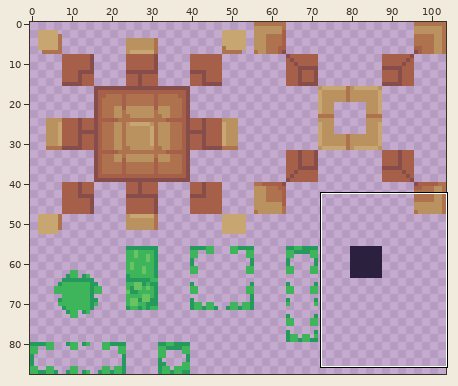
One commit to this sprite sheet: Assets/Art/MVP Art/tileset.png. Above, an overview of the earlier version with the close-up marked.
Close-up. Earlier state:
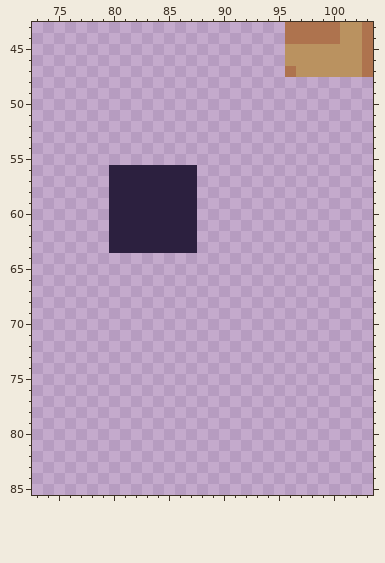
The file is 104x88 pixels. Shown: x 73..103, y 43..85.
And afterwards:
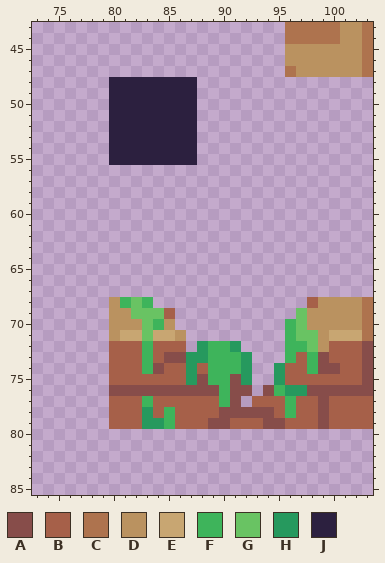
Palette (. is transparent): A #874d4a  B #a66049  C #ae734e  D #ba9260  E #c8a672  F #3eb45b  G #69c363  H #26995e  J #2c203f
The edit:
Changed rows in their new state; - is an unchanged pixel.
first column x 80:
48 JJJJJJJJ
49 JJJJJJJJ
50 JJJJJJJJ
51 JJJJJJJJ
52 JJJJJJJJ
53 JJJJJJJJ
54 JJJJJJJJ
55 JJJJJJJJ
56 ........
57 ........
58 ........
59 ........
60 ........
61 ........
62 ........
63 ........
first column x 80:
68 DFGF--------------BDDDDC
69 DDGGGB-----------GDDDDDC
70 DDDGFD----------FGDDDDDC
71 DEEGEED---------FGGDEEEC
72 BBBFBBB-HFFH----FFGDBBBA
73 BBBFBAAHHFFFH---FBFABBBA
74 BBBFABBHBFFFH--HBBFAABBA
75 BBBBBBBHAFFAH--HBBBBBBBA
76 AAAAAAAAAAFAA-AFHHAAAAAA
77 BBBFBBBBBBFA-BBBFBBABBBB
78 BBBHBFBBBBAAAAABFBBABBBB
79 BBBHHFBBBAABBBAABBBABBBB
Pixel boxes of the changes (left, top, right, bottom) in both close-ups:
changed: (109, 77, 197, 253)
added: (109, 297, 373, 429)
